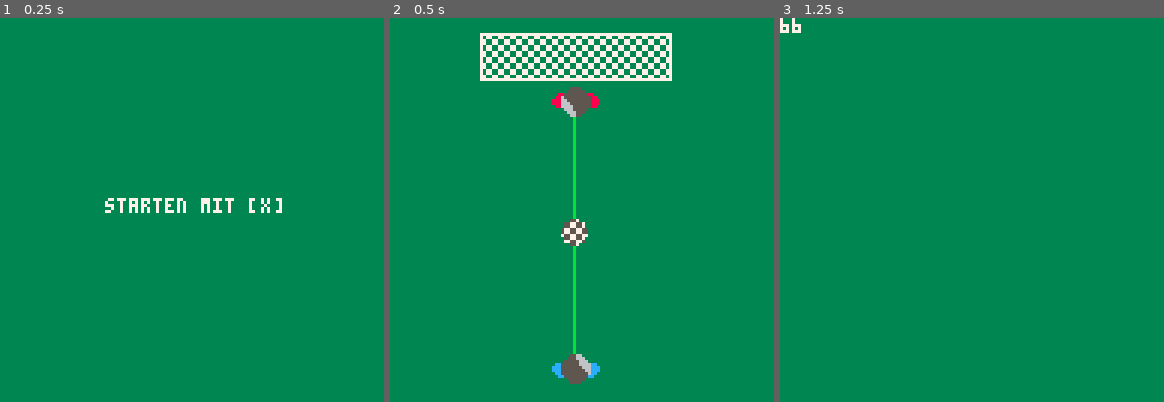
Above: before the commit, frames 1-3 (left to right).
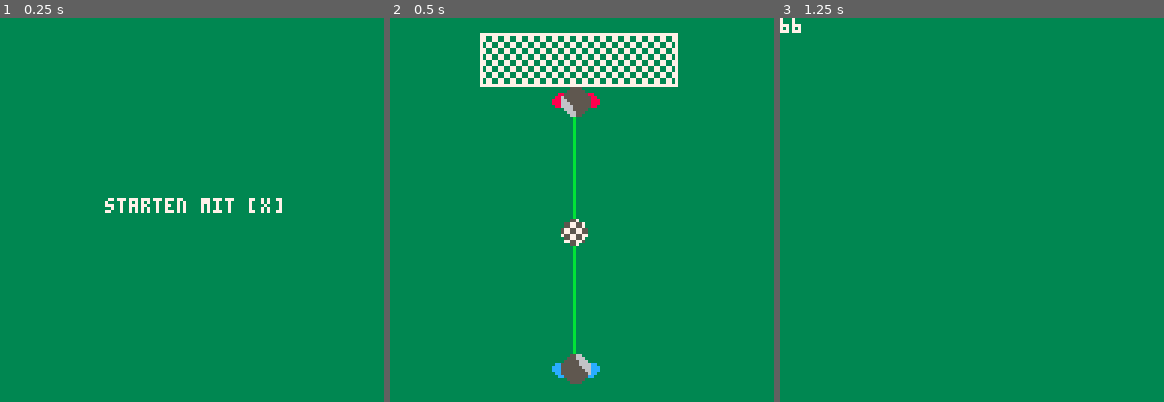
Above: after the commit, the same moments.

Repository: zothynine/torchance
Game: PICO-8 cartridge elfmeter.p8
The game is run twice, just before and just after one commit, with the same random seed, the same clock (stepped at 60 frames per second) and the same inputs.
Inputs:
- Up to frame 1 (0.25 s): no input
- Up to frame 2 (0.5 s): tap X (X key) at 0.33 s
- Up to frame 3 (1.25 s): tap X (X key) at 1.07 s

Frame 1 is identical in both runs. In frame 2, 3.6% of the frame differs, in the area x 23-75%, y 3-18%; in frame 3, nothing differs.

Commit message:
Get rid of the goal sprite and use rects

Diff:
--- a/elfmeter.p8
+++ b/elfmeter.p8
@@ -13,6 +13,13 @@
 function draw_field()
 		--grass
 	rectfill(0,0,127,127,3)
+end
+
+function draw_goal_top()
+	fillp(0b0011001111001100.1)
+	rectfill(30,5,95,22,0x07)
+	fillp()
+	rect(30,5,95,22,7)
 end
 -->8
 --start
@@ -70,8 +77,8 @@
 	draw_field()
 	--aiming line
 	line(aim_x-1,26,player.x+7,117,11)
-	--goal
-	spr(40,30,5,8,2)
+	--goal top
+	draw_goal_top()
 	--ball
 	fillp(4+8+64+128+ 	256+512+4096+8192)
 	circfill(61,71,4,0x57)
Not shown, changed: 19 lines of the sprite sheet (__gfx__) section of elfmeter.p8
